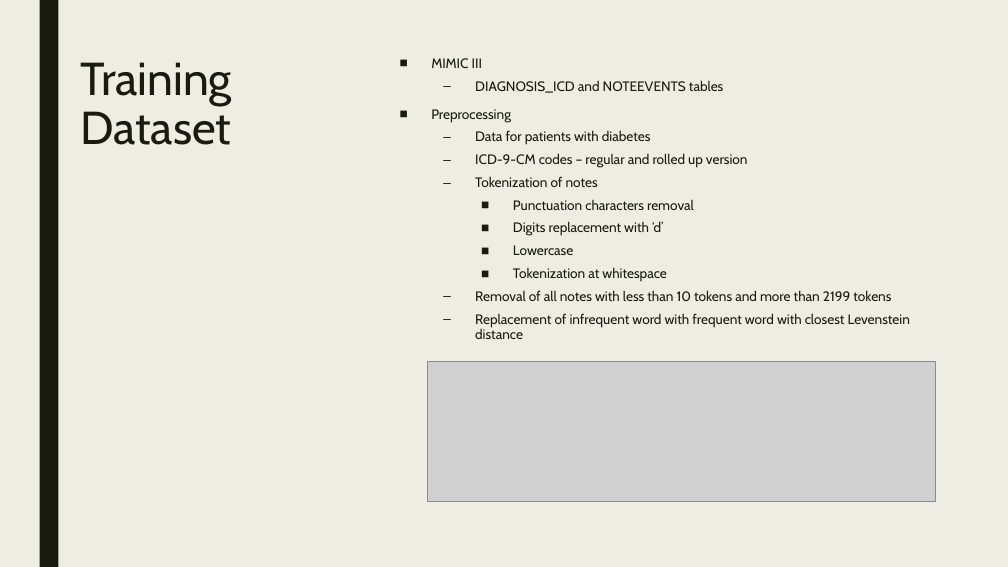
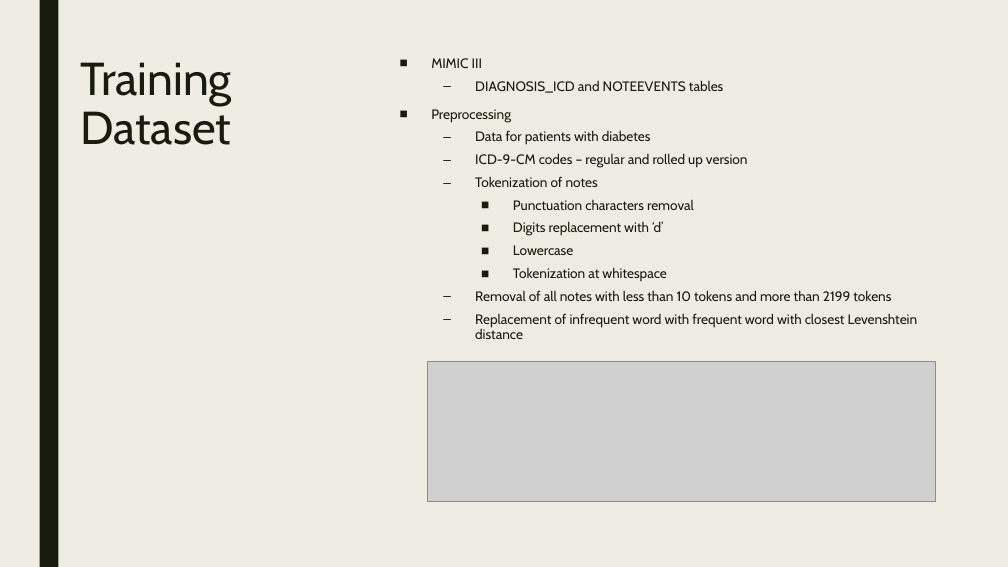
Before and after one commit to MLwithSandy/CS598_DLH_Project, a slide deck: slide 4 of project_docs/137_PaperPresentation.pptx. Drawn at 1008x567 pixels with LibreOffice and Linux fonts; fonts in the diff are those of the drawing; grey boxes stand for pictures. Boxes give left, top, right and bottom in pixels: in the first picture for what was removed or moved away, otherwise in the second. Text is boxed around its words. In the diff, an @@ line names an element or a change of style, - is before the commit and + after.

```diff
--- a/project_docs/137_PaperPresentation.pptx
+++ b/project_docs/137_PaperPresentation.pptx
@@ text at box(475, 313, 918, 339): text changed @@
-  – Replacement of infrequent word with frequent word with closest Levenstein distance
+  – Replacement of infrequent word with frequent word with closest Levenshtein distance
```
Also in this commit, not shown: 2 other slides changed, 2 other files.
